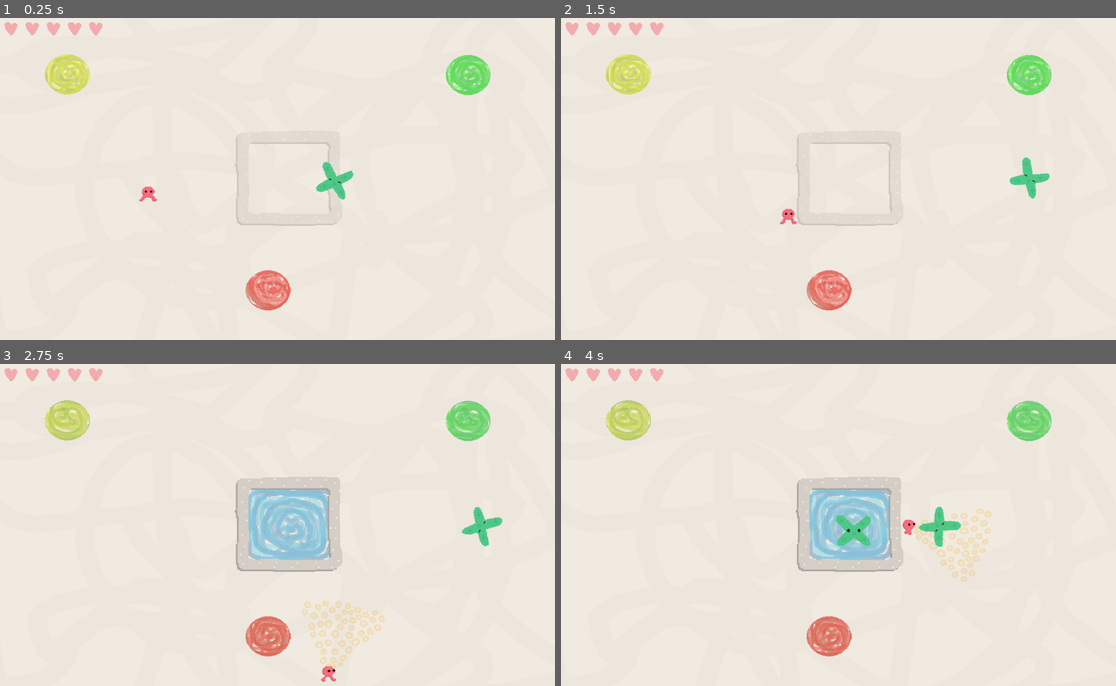
Above: before the commit, frames 1-4 (two rows, left to right).
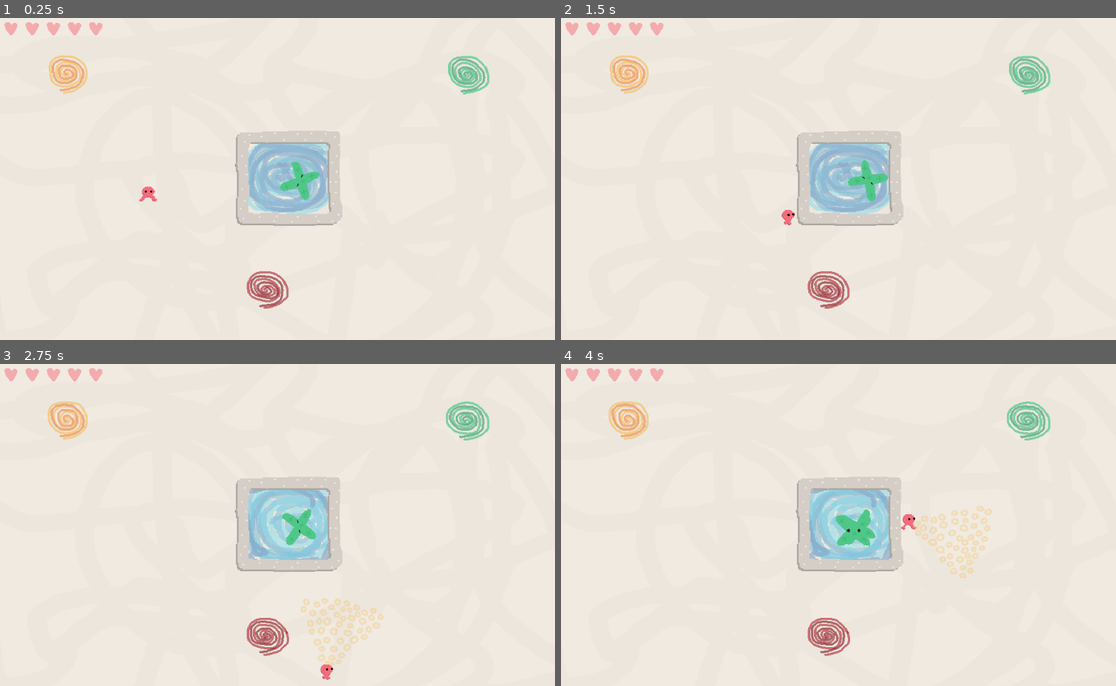
Above: after the commit, the same moments.

Repository: colinkarpfinger/HalfLife3
Game: Godot game, scene res://Scenes/Main.tscn
Same seed, same stepped clock (60 frames per second), same inputs: the game is played once before the commit and once after it. Sound files missing from this copy of the repository are replaced by a short silence.
Inputs (mouse positions are in pixels of both pictures, inside the frame that each line leads up to):
- Up to frame 1 (0.25 s): no input
- Up to frame 2 (1.5 s): move the mouse to (960, 162) at 0.52 s; press the mouse at (960, 162) at 0.53 s; hold D (move_right) 0.53-1.28 s; move the mouse to (727, 198) at 1.27 s; release the mouse at (727, 198) at 1.28 s; hold S (move_down) from 1.28 s (still down); click (727, 198) at 1.35 s
- Up to frame 3 (2.75 s): move the mouse to (333, 454) at 2.02 s; release S (move_down) at 2.03 s; press the mouse at (333, 454) at 2.03 s; hold D (move_right) from 2.03 s (still down)
- Up to frame 4 (4 s): move the mouse to (810, 592) at 2.77 s; release D (move_right) at 2.78 s; release the mouse at (810, 592) at 2.78 s; hold W (move_up) 2.78-3.53 s; click (810, 592) at 2.85 s; move the mouse to (1005, 576) at 3.52 s; press the mouse at (1005, 576) at 3.53 s; hold A (move_left) from 3.53 s (still down)

The runs differ from the first frame. In frame 1, 5.8% of the frame differs, in the area x 8-89%, y 11-91%; in frame 2, 6.0%; in frame 3, 4.9%; in frame 4, 4.5%.

Commit message:
Update portal art

Diff:
--- a/ParticleTesting/Scripts/Reactor.gd
+++ b/ParticleTesting/Scripts/Reactor.gd
@@ -5,7 +5,7 @@
 const open_length = 2
 const closed_length = 14
 
-var walls_open = true
+var walls_open = false
 
 var state_duration  = 0
 
--- a/ParticleTesting/Subscenes/Charger.tscn
+++ b/ParticleTesting/Subscenes/Charger.tscn
@@ -1,9 +1,13 @@
 [gd_scene load_steps=16 format=2]
 
-[ext_resource path="res://Images/portal_green.png" type="Texture" id=1]
-[ext_resource path="res://Images/portal_yellow.png" type="Texture" id=2]
-[ext_resource path="res://Images/portal_red.png" type="Texture" id=3]
+[ext_resource path="res://Images/portal_green-Sheet.png" type="Texture" id=1]
+[ext_resource path="res://Images/portal_yellow-Sheet.png" type="Texture" id=2]
+[ext_resource path="res://Images/portal_red-Sheet.png" type="Texture" id=3]
 [ext_resource path="res://Scripts/Charger.gd" type="Script" id=4]
+
+[sub_resource type="AtlasTexture" id=1]
+atlas = ExtResource( 1 )
+region = Rect2( 0, 0, 78, 78 )
 
 [sub_resource type="AtlasTexture" id=2]
 atlas = ExtResource( 1 )
@@ -13,53 +17,49 @@
 atlas = ExtResource( 1 )
 region = Rect2( 156, 0, 78, 78 )
 
-[sub_resource type="AtlasTexture" id=4]
-atlas = ExtResource( 1 )
-region = Rect2( 234, 0, 78, 78 )
+[sub_resource type="AtlasTexture" id=12]
+atlas = ExtResource( 3 )
+region = Rect2( 0, 0, 78, 78 )
 
-[sub_resource type="AtlasTexture" id=6]
+[sub_resource type="AtlasTexture" id=13]
 atlas = ExtResource( 3 )
 region = Rect2( 78, 0, 78, 78 )
 
-[sub_resource type="AtlasTexture" id=7]
+[sub_resource type="AtlasTexture" id=14]
 atlas = ExtResource( 3 )
 region = Rect2( 156, 0, 78, 78 )
 
-[sub_resource type="AtlasTexture" id=8]
-atlas = ExtResource( 3 )
-region = Rect2( 234, 0, 78, 78 )
+[sub_resource type="AtlasTexture" id=15]
+atlas = ExtResource( 2 )
+region = Rect2( 0, 0, 78, 78 )
 
-[sub_resource type="AtlasTexture" id=10]
+[sub_resource type="AtlasTexture" id=16]
 atlas = ExtResource( 2 )
 region = Rect2( 78, 0, 78, 78 )
 
-[sub_resource type="AtlasTexture" id=11]
+[sub_resource type="AtlasTexture" id=17]
 atlas = ExtResource( 2 )
 region = Rect2( 156, 0, 78, 78 )
 
-[sub_resource type="AtlasTexture" id=12]
-atlas = ExtResource( 2 )
-region = Rect2( 234, 0, 78, 78 )
-
-[sub_resource type="SpriteFrames" id=13]
+[sub_resource type="SpriteFrames" id=10]
 animations = [ {
-"frames": [ SubResource( 2 ), SubResource( 3 ), SubResource( 4 ) ],
+"frames": [ SubResource( 1 ), SubResource( 2 ), SubResource( 3 ) ],
 "loop": true,
 "name": "green",
 "speed": 5.0
 }, {
-"frames": [ SubResource( 6 ), SubResource( 7 ), SubResource( 8 ) ],
+"frames": [ SubResource( 12 ), SubResource( 13 ), SubResource( 14 ) ],
 "loop": true,
 "name": "red",
 "speed": 5.0
 }, {
-"frames": [ SubResource( 10 ), SubResource( 11 ), SubResource( 12 ) ],
+"frames": [ SubResource( 15 ), SubResource( 16 ), SubResource( 17 ) ],
 "loop": true,
 "name": "yellow",
 "speed": 5.0
 } ]
 
-[sub_resource type="CircleShape2D" id=14]
+[sub_resource type="CircleShape2D" id=11]
 radius = 37.8655
 
 [node name="Charger" type="Area2D"]
@@ -69,13 +69,12 @@
 
 [node name="AnimatedSprite" type="AnimatedSprite" parent="."]
 modulate = Color( 1, 1, 1, 0.941176 )
-frames = SubResource( 13 )
+frames = SubResource( 10 )
 animation = "red"
-frame = 2
 speed_scale = 2.0
 playing = true
 
 [node name="CollisionShape2D" type="CollisionShape2D" parent="."]
-shape = SubResource( 14 )
+shape = SubResource( 11 )
 
 [connection signal="body_entered" from="." to="." method="_on_Charger_body_entered"]
Binary file added: ParticleTesting/Images/portal_green-Sheet.png
Not shown, added: ParticleTesting/Images/portal_green-Sheet.png.import
Binary file added: ParticleTesting/Images/portal_red-Sheet.png
Not shown, added: ParticleTesting/Images/portal_red-Sheet.png.import
Binary file added: ParticleTesting/Images/portal_yellow-Sheet.png
Not shown, added: ParticleTesting/Images/portal_yellow-Sheet.png.import
